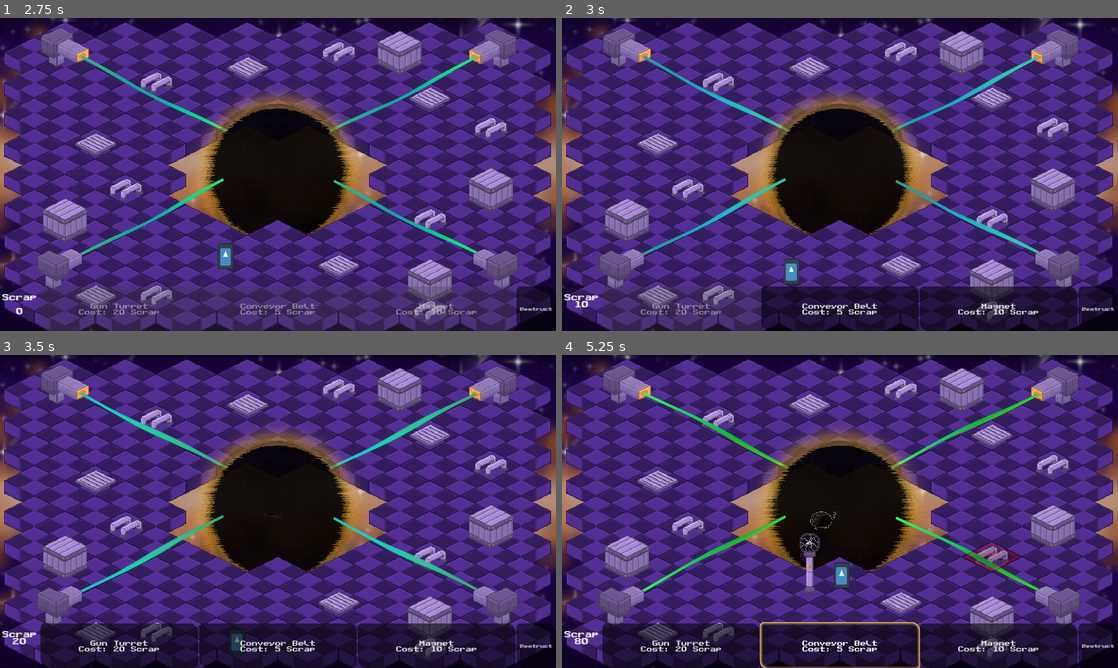
Above: before the commit, frames 1-4 (two rows, left to right).
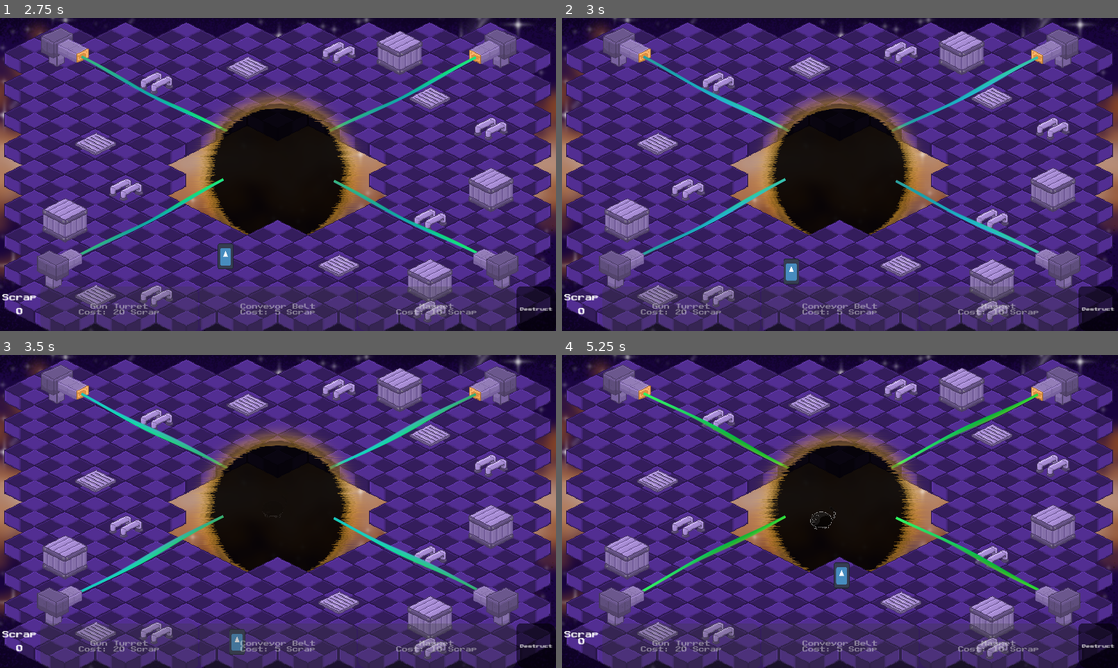
Above: after the commit, the same moments.

Repository: jkostello/Godot-Wild-Jam-69
Game: Godot game, scene res://UI/start_menu.tscn
Two runs of this game, one before a commit and one after it. Both use one fixed random seed, a clock stepped at 60 frames per second and the inputs below. The engine's default icon, where the game draws it, is replaced by a stand-in: a white triangle on a blue panel in a dark square. Sound files missing from this copy of the repository are replaced by a short silence.
Inputs (mouse positions are in pixels of both pictures, inside the frame that each line leads up to):
- Up to frame 1 (2.75 s): click "Start" at 0.5 s; click "Start" at 1.25 s; tap Enter at 2 s; move the mouse to (400, 158) at 2.02 s; hold D (right) from 2.03 s (still down); hold 0 from 2.03 s (still down); click (400, 158) at 2.17 s
- Up to frame 2 (3 s): move the mouse to (728, 190) at 2.77 s; release D (right) at 2.78 s; release 0 at 2.78 s; hold S (down) from 2.78 s (still down); tap Space (deselect) at 2.85 s
- Up to frame 3 (3.5 s): keep holding S (down); tap 0 at 3.05 s
- Up to frame 4 (5.25 s): move the mouse to (895, 442) at 3.52 s; release S (down) at 3.53 s; hold D (right) 3.53-4.28 s; hold 0 3.53-4.28 s; tap R (rotate) at 3.6 s; move the mouse to (812, 574) at 4.27 s; hold W (up) 4.28-5.03 s; tap 1 (select_structure_1) at 4.35 s; click (812, 574) at 4.42 s; tap 0 at 4.55 s; move the mouse to (1006, 558) at 5.02 s; hold A (left) from 5.03 s (still down); hold 0 from 5.03 s (still down); tap 2 (select_structure_2) at 5.1 s

Frame 1 is identical in both runs. In frame 2, 8.0% of the frame differs, in the area x 2-93%, y 85-100%; in frame 3, 12%; in frame 4, 13%, in the area x 2-93%, y 56-100%.
Error in both runs: Cannot call method 'change_scene_to_file' on a null value. (res://UI/start_menu.gd:24)

Commit message:
Removed indev scrap spawn

Diff:
--- a/UI/how_to_play.tscn
+++ b/UI/how_to_play.tscn
@@ -314,6 +314,7 @@
 region_rect = Rect2(0, 0, 124.505, -236.125)
 
 [node name="Laser" type="TabBar" parent="Panel/MarginContainer/VBoxContainer/StructuresContainer"]
+visible = false
 layout_mode = 2
 
 [node name="LaserContainer" type="MarginContainer" parent="Panel/MarginContainer/VBoxContainer/StructuresContainer/Laser"]
--- a/structure_handler.gd
+++ b/structure_handler.gd
@@ -227,8 +227,3 @@
 			struct_r += 1
 			if struct_r == 4:
 				struct_r = 0
-
-		#INDEV FUNCTION, INCREASES SCRAP BY 10
-		if OS.is_debug_build():
-			if (Input.is_key_pressed(KEY_0) and not event.is_echo()):
-				updateScrapUI(10)
--- a/turret.tscn
+++ b/turret.tscn
@@ -35,7 +35,7 @@
 script = ExtResource("2_eq845")
 dmg = 1.0
 range = 300.0
-cd = 1.0
+cd = 1
 durability = 10.0
 
 [node name="Sprite2D" parent="." index="0"]
